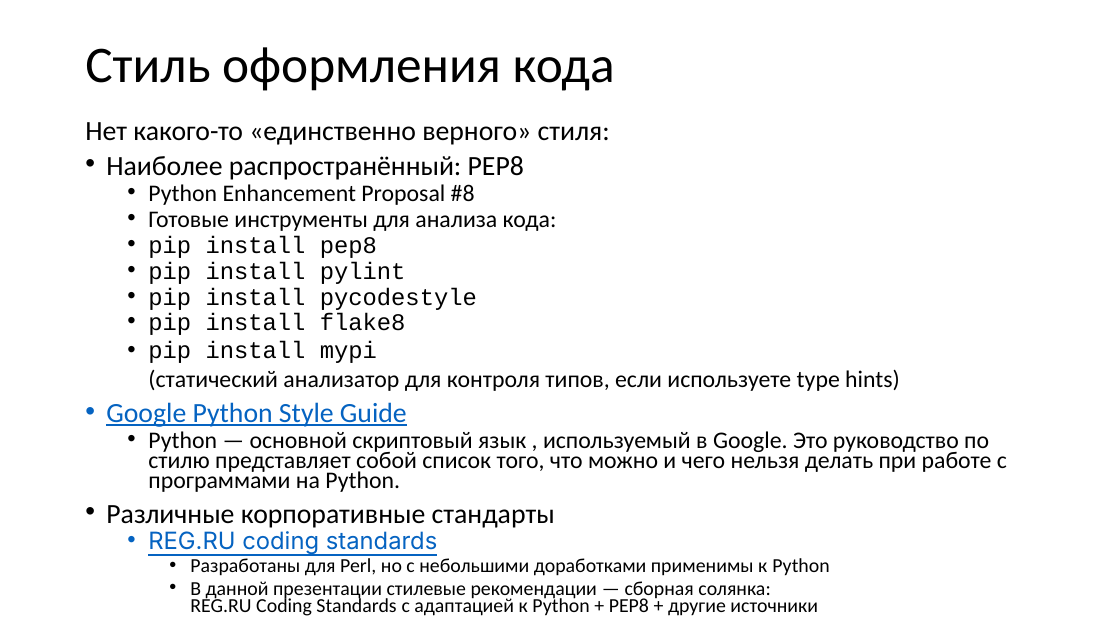
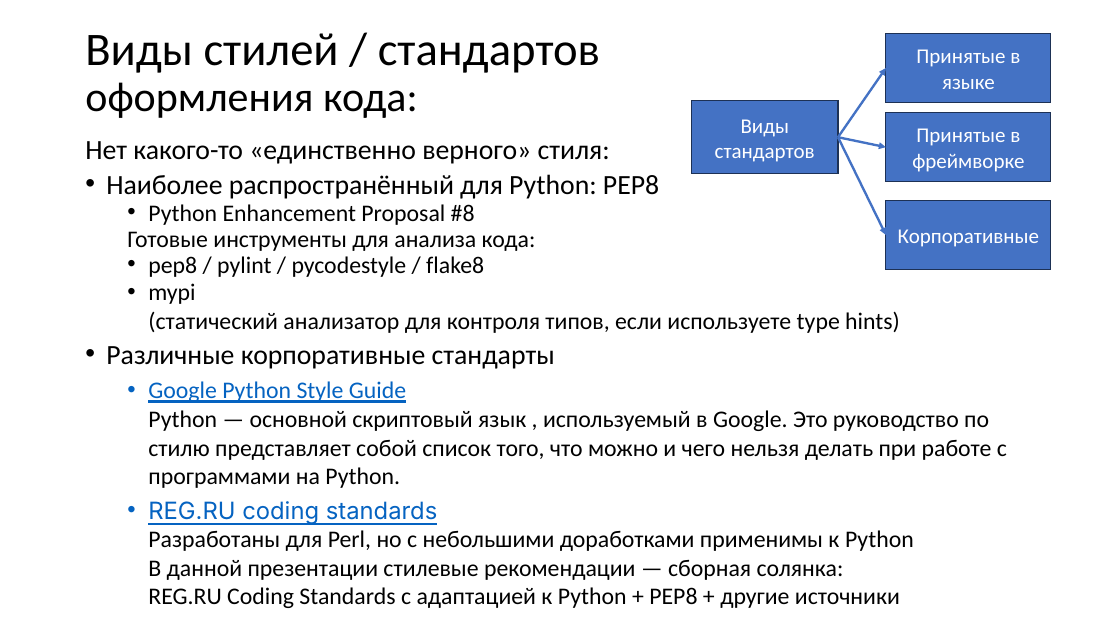
Before and after one commit to xtrueman/prog_instruments, a slide deck: slide 9 of presentations/CodingStandards.pptx. Drawn at 1120x630 pixels with LibreOffice and Linux fonts; fonts in the diff are those of the drawing. Boxes give left, top, right and bottom in pixels: in the first picture for what was removed or moved away, otherwise in the second. Text is boxed around its words. In the diff, an @@ line names an element or a change of style, - is before the commit and + after.

Commit message:
WIP

```diff
--- a/presentations/CodingStandards.pptx
+++ b/presentations/CodingStandards.pptx
@@ title at <box>85,33,600,118</box>: text changed; size 44 to 40 pt @@
-Стиль оформления кода
+Виды стилей / стандартов
+оформления кода:
@@ rectangle added at <box>886,34,1052,103</box>, fill #4472C4, outline #1E3256 1 pt, 18 pt, text #FFFFFF @@
+Принятые в языке
@@ arrow added from (839, 137) to (886, 68), #4472C4 2 pt @@
@@ rectangle added at <box>691,101,838,174</box>, fill #4472C4, outline #1E3256 1 pt, 18 pt, text #FFFFFF @@
+Виды стандартов
@@ rectangle added at <box>886,113,1052,181</box>, fill #4472C4, outline #1E3256 1 pt, 18 pt, text #FFFFFF @@
+Принятые в фреймворке
@@ text "Нет какого-то «единственно верного» стиля:": place and size @@
-text "Нет какого-то «единственно верного» стиля:" at <box>85,122,1007,616</box>
+text "Нет какого-то «единственно верного» стиля:" at <box>85,141,1007,608</box>
@@ arrow added from (839, 137) to (886, 147), #4472C4 2 pt @@
@@ arrow added from (839, 137) to (886, 235), #4472C4 2 pt @@
@@ text at <box>106,174,659,199</box>: text changed @@
-• Наиболее распространённый: PEP8
+• Наиболее распространённый для Python: PEP8
@@ rectangle added at <box>886,201,1052,270</box>, fill #4472C4, outline #1E3256 1 pt, 18 pt, text #FFFFFF @@
+Корпоративные
@@ text at <box>127,231,536,251</box>: bullet • to none @@
@@ text at <box>148,256,900,333</box>: text changed @@
-  • pip install pep8
-  • pip install pylint
-  • pip install pycodestyle
-  • pip install flake8
-  • pip install mypi
-    (статический анализатор для контроля типов, если используете type hints)
-• Google Python Style Guide
-  • Python — основной скриптовый язык , используемый в Google. Это руководство по стилю представляет собой список того, что можно и чего нельзя делать при работе с программами на Python.
+  • pep8 / pylint / pycodestyle / flake8
+  • mypi
+    (статический анализатор для контроля типов, если используете type hints)
@@ text at <box>148,381,1007,608</box>: text changed; size 17 to 20.4 pt @@
-  • REG.RU coding standards
-    • Разработаны для Perl, но с небольшими доработками применимы к Python
-    • В данной презентации стилевые рекомендации — сборная солянка:
-      REG.RU Coding Standards с адаптацией к Python + PEP8 + другие источники
+  • Google Python Style Guide
+    Python — основной скриптовый язык , используемый в Google. Это руководство по стилю представляет собой список того, что можно и чего нельзя делать при работе с программами на Python.
+  • REG.RU coding standards
+    Разработаны для Perl, но с небольшими доработками применимы к Python
+    В данной презентации стилевые рекомендации — сборная солянка:
+    REG.RU Coding Standards с адаптацией к Python + PEP8 + другие источники
```
Also in this commit, not shown: 5 other slides changed, 1 slide added.
